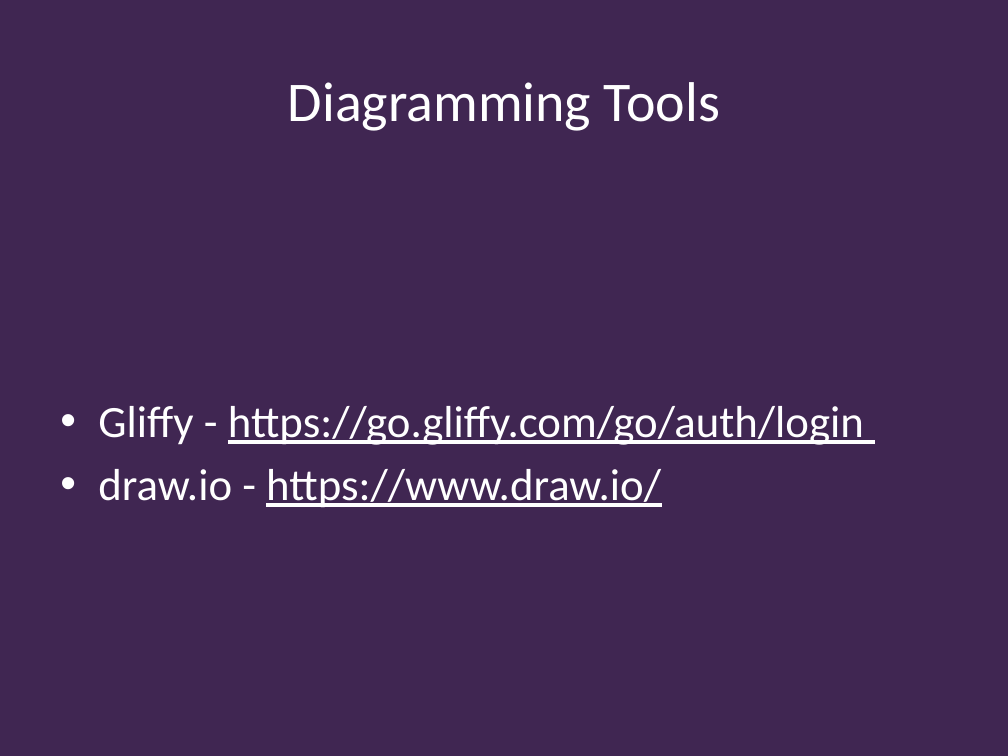
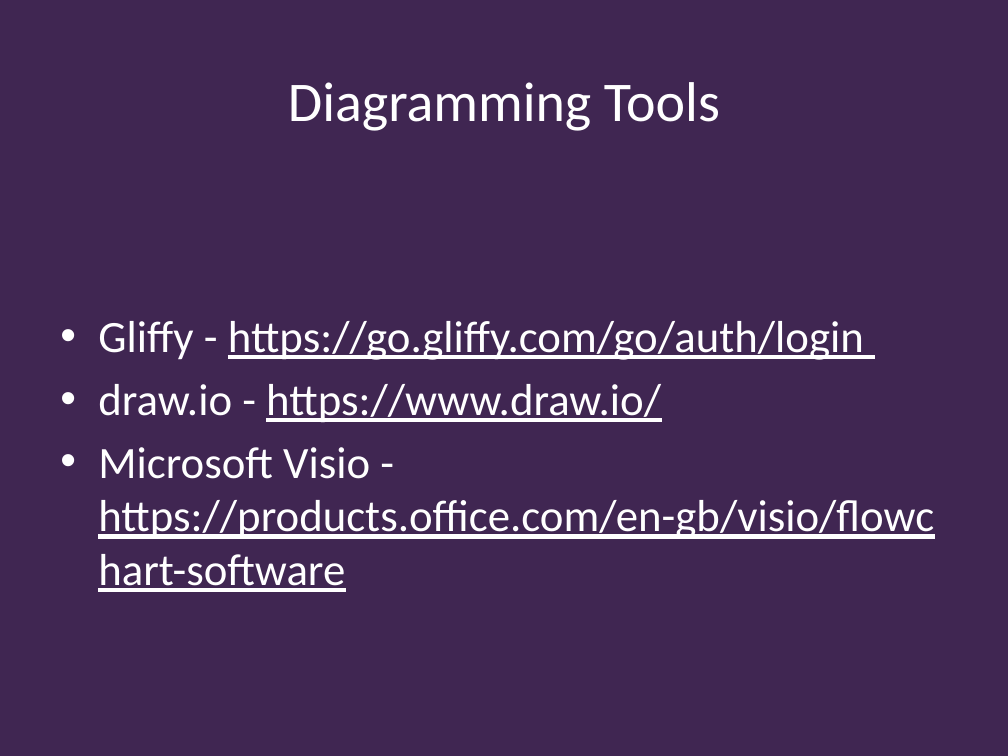
Before and after one commit to Falmouth-Games-Academy/bsc-course-materials, a slide deck: slide 8 of COMP140/04/2019-20-COMP140-04-lecture.pptx (slide 34 before the commit). Drawn at 1008x756 pixels with LibreOffice and Linux fonts; fonts in the diff are those of the drawing; background and template pictures are left out. Boxes give left, top, right and bottom in pixels: in the first picture for what was removed or moved away, otherwise in the second. Text is boxed around its words. In the diff, an @@ line names an element or a change of style, - is before the commit and + after.

```diff
--- a/COMP140/04/2019-20-COMP140-04-lecture.pptx
+++ b/COMP140/04/2019-20-COMP140-04-lecture.pptx
@@ text at (x1=98, y1=447, x2=934, y2=592): paragraph added @@
+• Microsoft Visio - https://products.office.com/en-gb/visio/flowchart-software
```
Also in this commit, not shown: 1 other slide changed, 1 other file.
